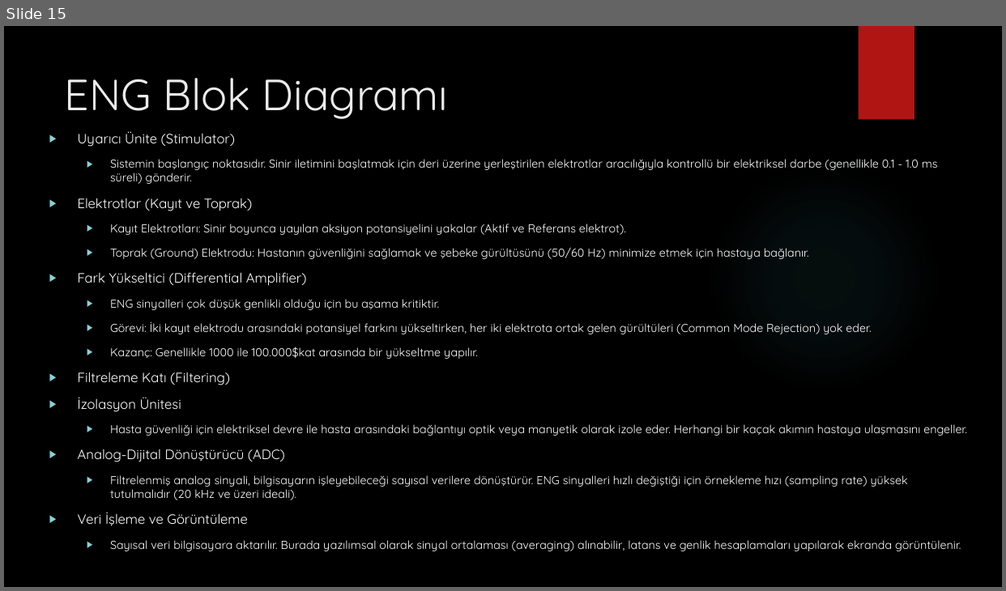
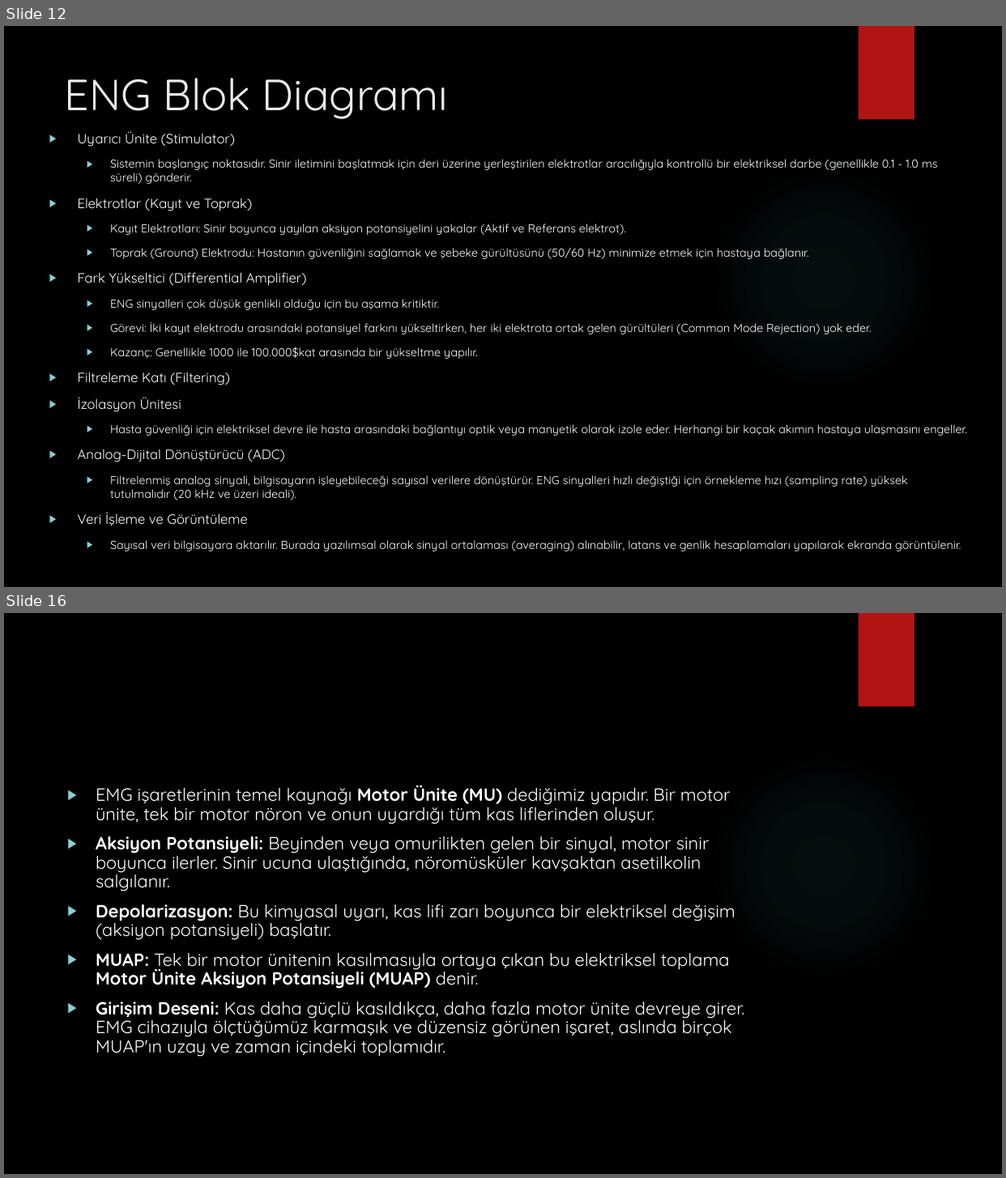
Before and after one commit to karakasmf/Introduction-to-BME, a slide deck: elektronörogram.pptx. Shown one above the other, each under a label of ours: slide 15 before the commit, slides 12 and 16 after it; the slides between them are not shown. The pictures are 1006x591 and 1006x1178 pixels, drawn with LibreOffice and Linux fonts; fonts in the diff are those of the drawing; background and template pictures are left out. Boxes give left, top, right and bottom in pixels: in the first picture for what was removed or moved away, otherwise in the second. Text is boxed around its words. In the diff, an @@ line names an element or a change of style, - is before the commit and + after.

```diff
--- a/elektronörogram.pptx
+++ b/elektronörogram.pptx
@@ slide 16 added at [4, 613, 1002, 1174], background picture (left out); not listed: 2 template elements that a slide beside it also shows @@
@@ text added at [96, 786, 744, 1057], 17 pt, text #FFFFFF @@
+▶ EMG işaretlerinin temel kaynağı Motor Ünite (MU) dediğimiz yapıdır. Bir motor ünite, tek bir motor nöron ve onun uyardığı tüm kas liflerinden oluşur.
+▶ Aksiyon Potansiyeli: Beyinden veya omurilikten gelen bir sinyal, motor sinir boyunca ilerler. Sinir ucuna ulaştığında, nöromüsküler kavşaktan asetilkolin salgılanır.
+▶ Depolarizasyon: Bu kimyasal uyarı, kas lifi zarı boyunca bir elektriksel değişim (aksiyon potansiyeli) başlatır.
+▶ MUAP: Tek bir motor ünitenin kasılmasıyla ortaya çıkan bu elektriksel toplama Motor Ünite Aksiyon Potansiyeli (MUAP) denir.
+▶ Girişim Deseni: Kas daha güçlü kasıldıkça, daha fazla motor ünite devreye girer. EMG cihazıyla ölçtüğümüz karmaşık ve düzensiz görünen işaret, aslında birçok MUAP'ın uzay ve zaman içindeki toplamıdır.
@@ what was slide 15 is now slide 12 @@
```
Also in this commit, not shown: 13 other slides added, 4 slides removed, 1 other file.
